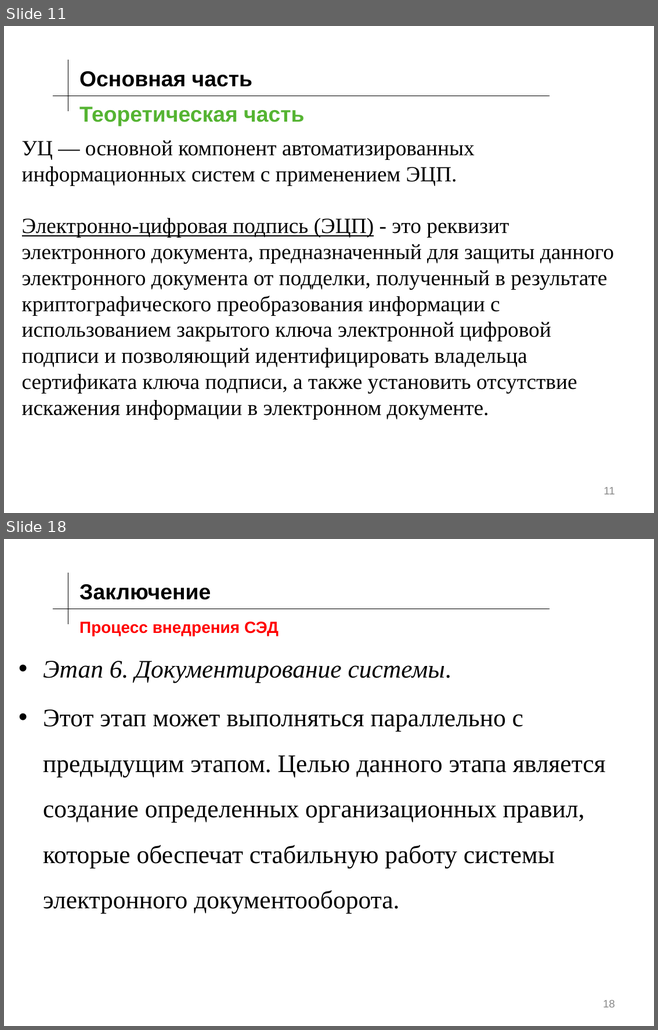
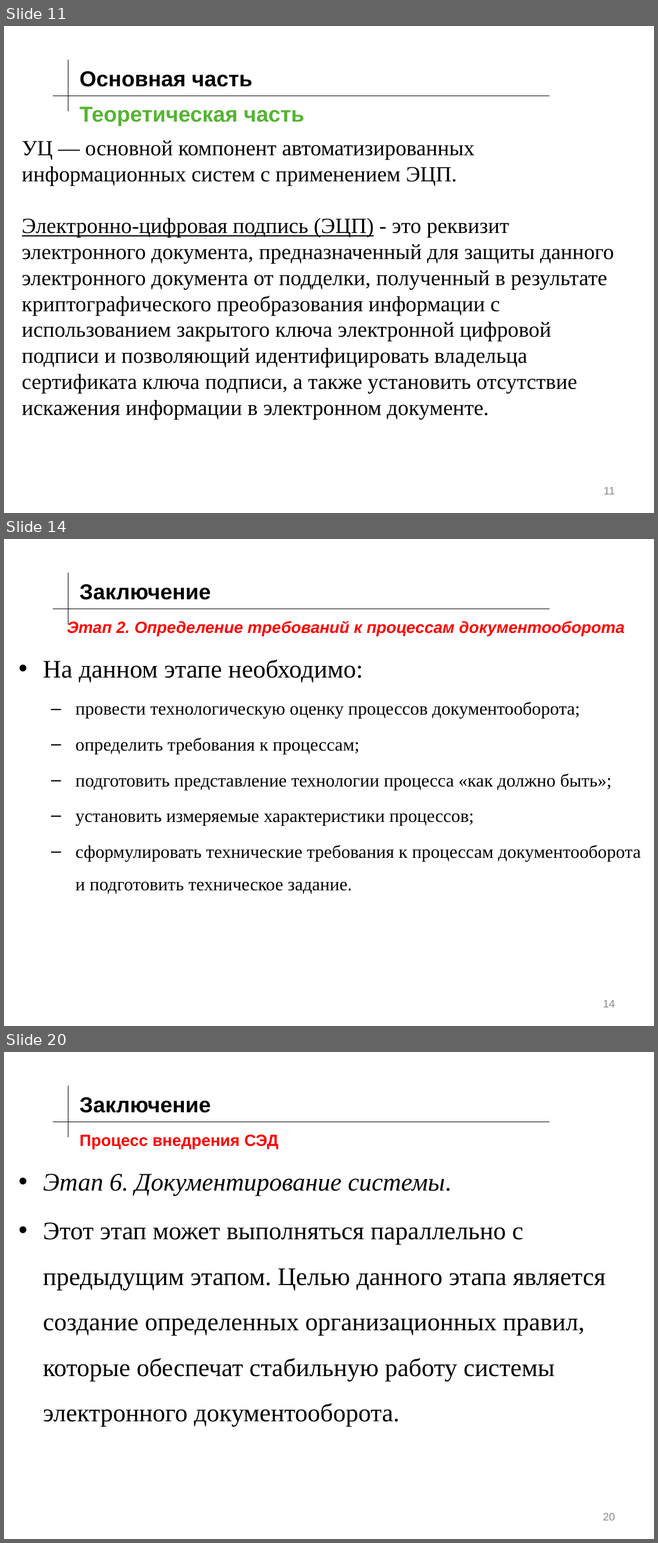
Before and after one commit to KnopaEl/Project, a slide deck: ПД(171-341).pptx. Shown one above the other, each under a label of ours: slides 11 and 18 before the commit, slides 11, 14 and 20 after it; the slides between them are not shown. The pictures are 658x1030 and 658x1543 pixels, drawn with LibreOffice and Linux fonts; fonts in the diff are those of the drawing; background and template pictures are left out. Boxes give left, top, right and bottom in pixels: in the first picture for what was removed or moved away, otherwise in the second. Text is boxed around its words. In the diff, an @@ line names an element or a change of style, - is before the commit and + after.

```diff
--- a/ПД(171-341).pptx
+++ b/ПД(171-341).pptx
@@ slide 14 added at [4, 539, 654, 1026], background picture (left out) @@
@@ line added from (68, 624) to (68, 573), #000000 0.75 pt @@
@@ text added at [79, 584, 210, 600], 24 pt, text #000000, bold @@
+Заключение
@@ line added from (53, 609) to (550, 609), #000000 0.75 pt @@
@@ title added at [67, 620, 624, 636], 18 pt, text #FF0000, bold, italic @@
+Этап 2. Определение требований к процессам документооборота
@@ text added at [43, 660, 640, 894], 20 pt, text #000000 @@
+• На данном этапе необходимо:
+  – провести технологическую оценку процессов документооборота;
+  – определить требования к процессам;
+  – подготовить представление технологии процесса «как должно быть»;
+  – установить измеряемые характеристики процессов;
+  – сформулировать технические требования к процессам документооборота и подготовить техническое задание.
@@ page number added at [603, 1000, 615, 1008], 12 pt, text #888888 @@
+14
@@ what was slide 18 is now slide 20 @@
@@ page number at [603, 1513, 615, 1521]: text changed @@
-18
+20
```
Also in this commit, not shown: 6 slides changed, 1 other slide added.
